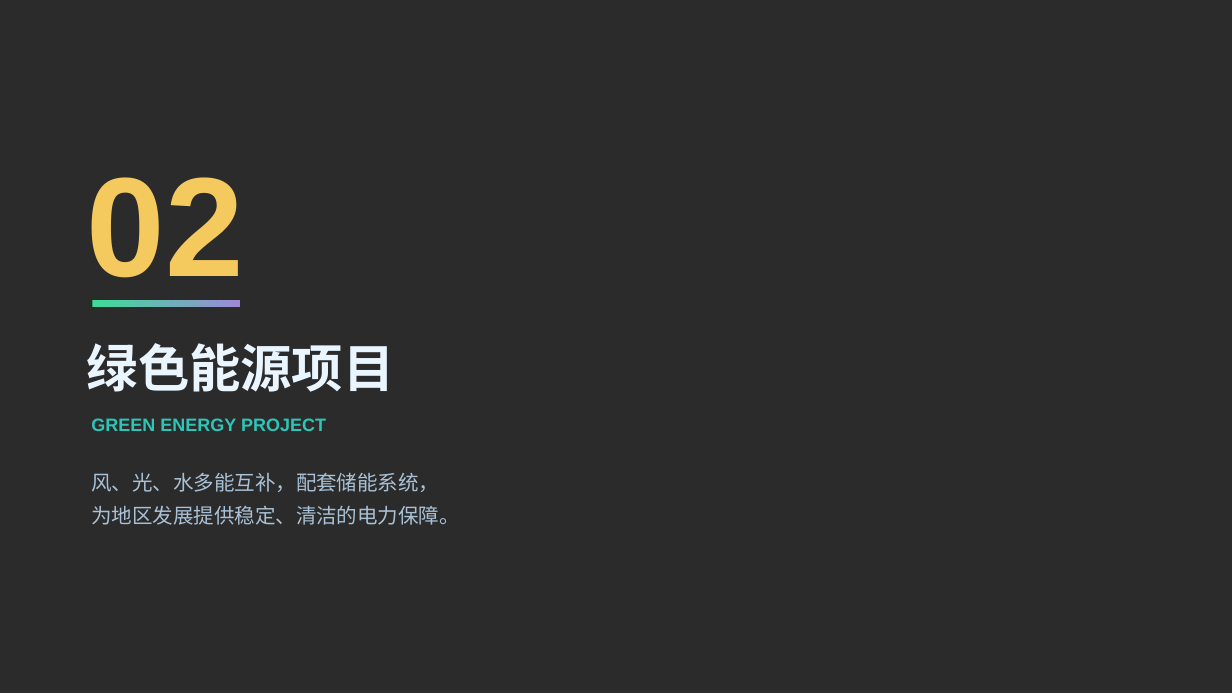
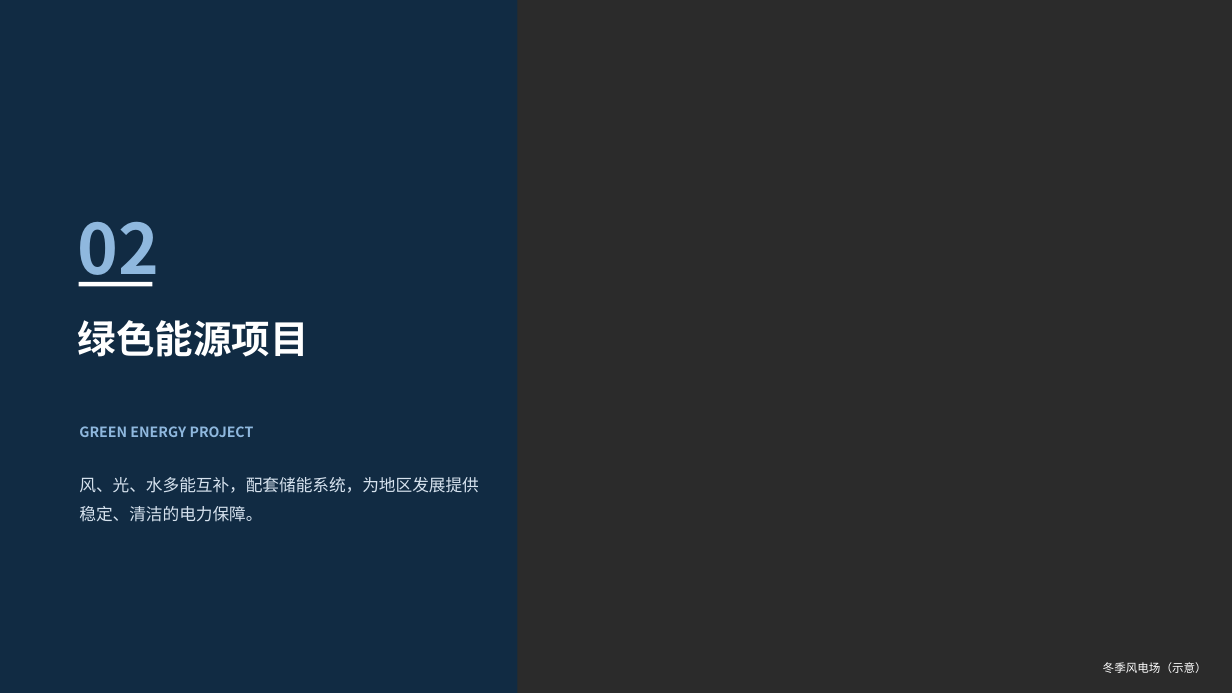
Before and after one commit to plctey/wenjian, a slide deck: slide 5 of nunavik_ppt/努纳维克NUNAVIK地区综合发展规划.pptx. Drawn at 1232x693 pixels with LibreOffice and Linux fonts; fonts in the diff are those of the drawing; background and template pictures are left out; a plain dark background stands for a picture behind light text. Boxes give left, top, right and bottom in pixels: in the first picture for what was removed or moved away, otherwise in the second. Text is boxed around its words. In the diff, an @@ line names an element or a change of style, - is before the commit and + after.

```diff
--- a/nunavik_ppt/努纳维克NUNAVIK地区综合发展规划.pptx
+++ b/nunavik_ppt/努纳维克NUNAVIK地区综合发展规划.pptx
@@ rectangle added at box(0, 0, 518, 693), fill #0F2B46 at 90% opacity @@
@@ text "02": place and size @@
-text "02" at box(87, 177, 244, 302)
+text "02" at box(78, 222, 160, 287)
@@ text "02" at box(78, 222, 160, 287): size 110 to 54 pt, font Arial to Noto Sans CJK SC, text colour #F4C95D to #8FB8DE; line spacing 1.15 to 1.2 @@
@@ rectangle added at box(79, 282, 152, 287), fill #FFFFFF @@
@@ text "绿色能源项目": place and size @@
-text "绿色能源项目" at box(87, 343, 395, 392)
+text "绿色能源项目" at box(78, 320, 309, 357)
@@ text "绿色能源项目" at box(78, 320, 309, 357): size 40 to 30 pt, text colour #EAF6FF to #FFFFFF @@
@@ rectangle removed at box(92, 300, 240, 307) @@
@@ text "GREEN ENERGY PROJECT": place and size @@
-text "GREEN ENERGY PROJECT" at box(91, 418, 326, 431)
+text "GREEN ENERGY PROJECT" at box(79, 426, 254, 437)
@@ text "GREEN ENERGY PROJECT" at box(79, 426, 254, 437): size 14 to 11 pt, font Arial to Noto Sans CJK SC, text colour #2EC4B6 to #8FB8DE; line spacing 1.15 to 1.2 @@
@@ text at box(79, 477, 478, 522): text changed; size 16 to 13 pt; text colour #A9C1D6 to #D6E2EE @@
-风、光、水多能互补，配套储能系统，
-为地区发展提供稳定、清洁的电力保障。
+风、光、水多能互补，配套储能系统，为地区发展提供稳定、清洁的电力保障。
@@ text added at box(1103, 662, 1207, 673), 9 pt, text #FFFFFF @@
+冬季风电场（示意）
```
Also in this commit, not shown: 15 other slides changed, 1 slide added, 32 other files.
